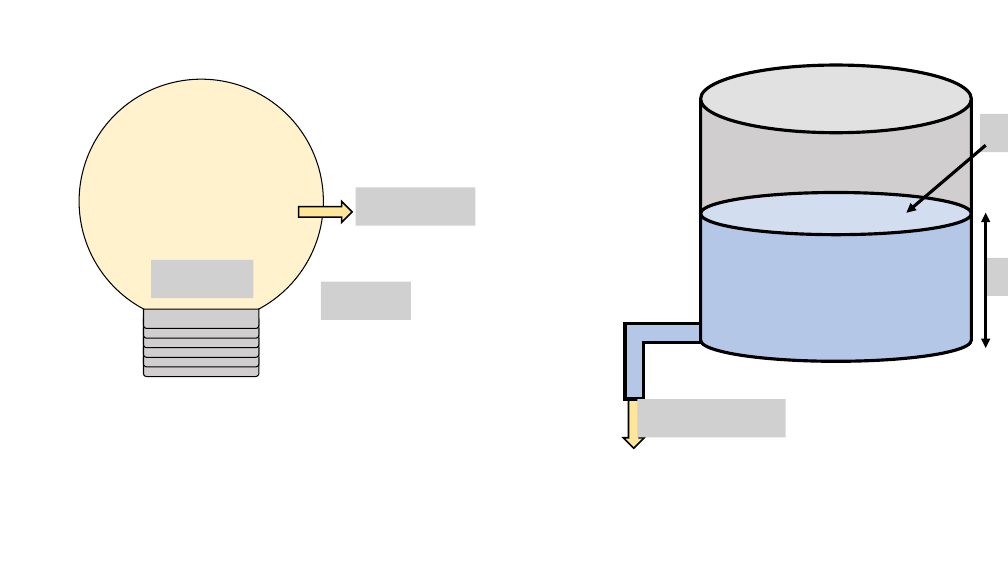
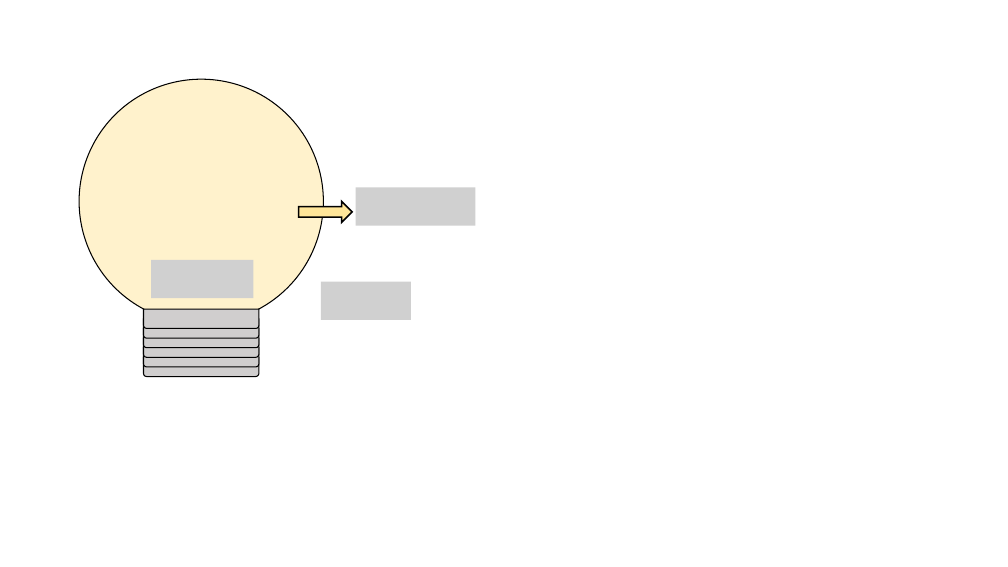
Before and after one commit to destrospooder/system_dynamics, a slide deck: slide 2 of figs.pptx. Drawn at 1008x567 pixels with LibreOffice and Linux fonts; fonts in the diff are those of the drawing; grey boxes stand for pictures. Boxes give left, top, right and bottom in pixels: in the first picture for what was removed or moved away, otherwise in the second. Text is boxed around its words. In the diff, an @@ line names an element or a change of style, - is before the commit and + after.

```diff
--- a/figs.pptx
+++ b/figs.pptx
@@ cylinder removed at box(701, 65, 972, 348) @@
@@ picture removed at box(981, 114, 1008, 152) @@
@@ arrow removed from (986, 145) to (907, 212) @@
@@ cylinder removed at box(701, 193, 972, 361) @@
@@ double arrow removed from (986, 212) to (986, 348) @@
@@ picture removed at box(987, 258, 1008, 296) @@
@@ corner removed at box(625, 324, 701, 399) @@
@@ down arrow removed at box(623, 395, 644, 448) @@
@@ picture removed at box(637, 399, 786, 437) @@
```
Also in this commit, not shown: 2 slides added, 57 other files.
